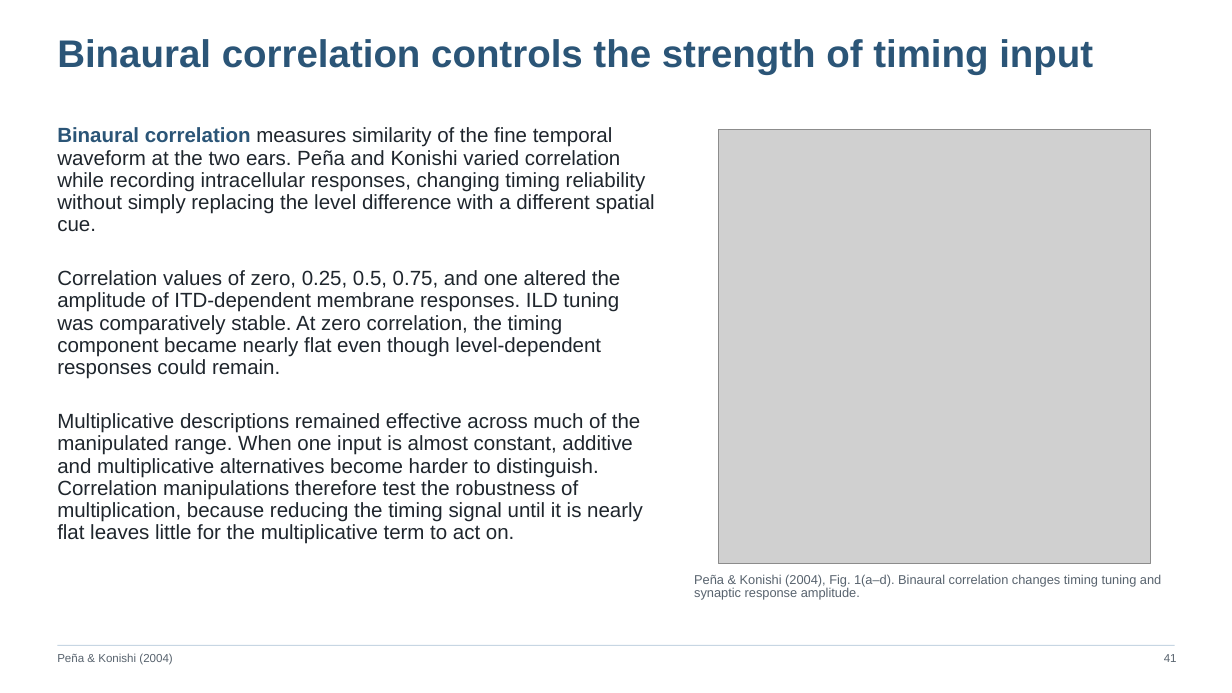
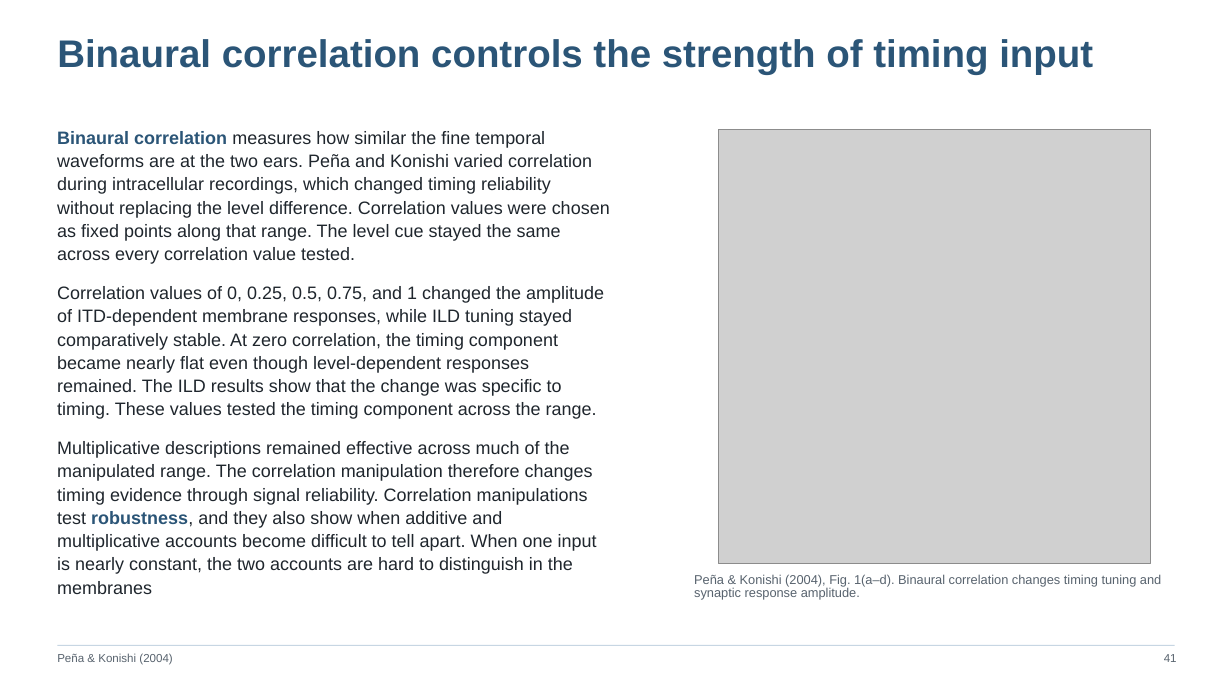
Before and after one commit to jordanxxlopez/NEUROETHOLOGY, a slide deck: slide 54 of scaffolded/Neuroethology_Lecture18_FA2026_SCAFFOLDED.pptx (slide 55 before the commit). Drawn at 1232x693 pixels with LibreOffice and Linux fonts; fonts in the diff are those of the drawing; grey boxes stand for pictures. Boxes give left, top, right and bottom in pixels: in the first picture for what was removed or moved away, otherwise in the second. Text is boxed around its words. In the diff, an @@ line names an element or a change of style, - is before the commit and + after.

```diff
--- a/scaffolded/Neuroethology_Lecture18_FA2026_SCAFFOLDED.pptx
+++ b/scaffolded/Neuroethology_Lecture18_FA2026_SCAFFOLDED.pptx
@@ text at (x1=57, y1=131, x2=610, y2=594): text changed; size 16 to 14 pt @@
-Binaural correlation measures similarity of the fine temporal waveform at the two ears. Peña and Konishi varied correlation while recording intracellular responses, changing timing reliability without simply replacing the level difference with a different spatial cue.
+Binaural correlation measures how similar the fine temporal waveforms are at the two ears. Peña and Konishi varied correlation during intracellular recordings, which changed timing reliability without replacing the level difference. Correlation values were chosen as fixed points along that range. The level cue stayed the same across every correlation value tested.
+Correlation values of 0, 0.25, 0.5, 0.75, and 1 changed the amplitude of ITD-dependent membrane responses, while ILD tuning stayed comparatively stable. At zero correlation, the timing component became nearly flat even though level-dependent responses remained. The ILD results show that the change was specific to timing. These values tested the timing component across the range.
+Multiplicative descriptions remained effective across much of the manipulated range. The correlation manipulation therefore changes timing evidence through signal reliability. Correlation manipulations test robustness, and they also show when additive and multiplicative accounts become difficult to tell apart. When one input is nearly constant, the two accounts are hard to distinguish in the membranes
@@ text removed at (x1=57, y1=270, x2=620, y2=379) @@
-Correlation values of zero, 0.25, 0.5, 0.75, and one altered the amplitude of ITD-dependent membrane responses. ILD tuning was comparatively stable. At zero correlation, the timing component became nearly flat even though level-dependent responses could remain.
@@ text removed at (x1=57, y1=413, x2=643, y2=544) @@
-Multiplicative descriptions remained effective across much of the manipulated range. When one input is almost constant, additive and multiplicative alternatives become harder to distinguish. Correlation manipulations therefore test the robustness of multiplication, because reducing the timing signal until it is nearly flat leaves little for the multiplicative term to act on.
```
Also in this commit, not shown: 46 other slides changed, 11 slides added, 11 slides removed, 3 other files.
